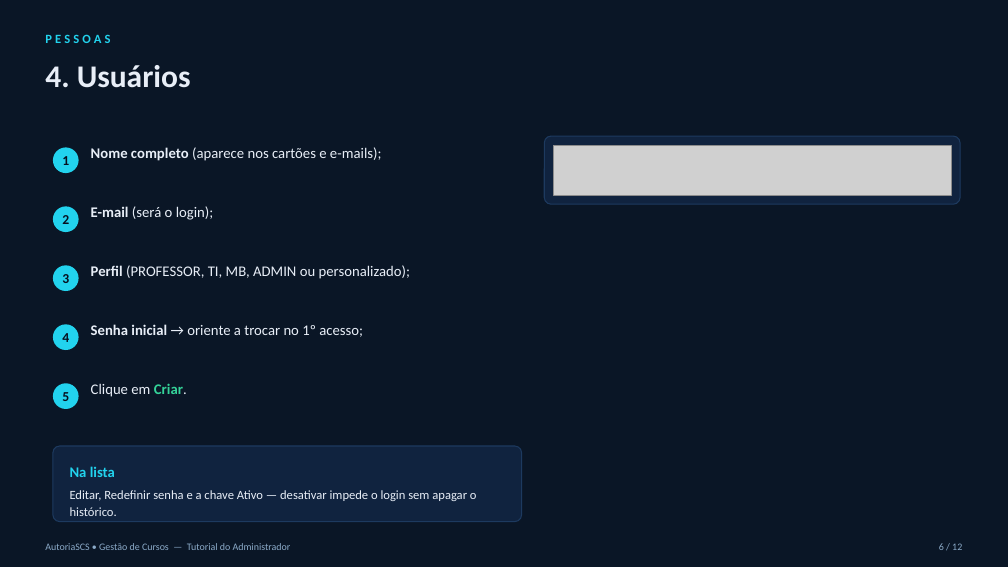
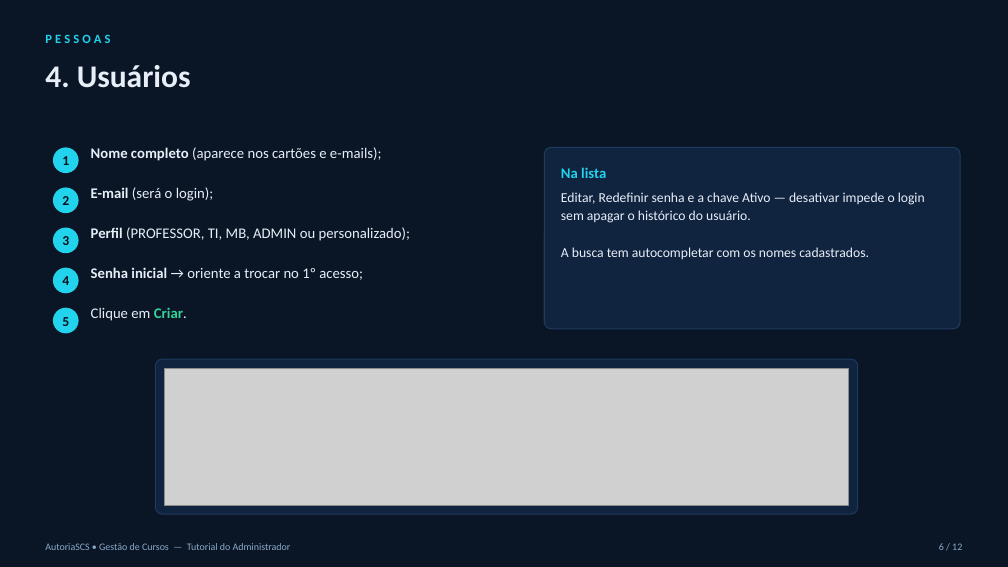
Before and after one commit to flaviospina/AutoriaSCS-Scrum-cursos, a slide deck: slide 6 of docs/tutoriais/Tutorial-Admin.pptx. Drawn at 1008x567 pixels with LibreOffice and Linux fonts; fonts in the diff are those of the drawing; grey boxes stand for pictures. Boxes give left, top, right and bottom in pixels: in the first picture for what was removed or moved away, otherwise in the second. Text is boxed around its words. In the diff, an @@ line names an element or a change of style, - is before the commit and + after.

```diff
--- a/docs/tutoriais/Tutorial-Admin.pptx
+++ b/docs/tutoriais/Tutorial-Admin.pptx
@@ rounded rectangle: place and size @@
-rounded rectangle at <box>53,446,522,522</box>
+rounded rectangle at <box>544,147,960,329</box>
@@ rounded rectangle at <box>544,147,960,329</box>: proportions changed @@
@@ picture removed at <box>554,145,951,195</box> @@
@@ text "Na lista": place and size @@
-text "Na lista" at <box>70,466,115,477</box>
+text "Na lista" at <box>561,167,606,178</box>
@@ text "2": place and size @@
-text "2" at <box>62,215,69,224</box>
+text "2" at <box>62,196,69,205</box>
@@ ellipse: place and size @@
-ellipse at <box>53,206,79,232</box>
+ellipse at <box>53,188,79,213</box>
@@ text "E-mail (será o login);": place and size @@
-text "E-mail (será o login);" at <box>91,206,214,220</box>
+text "E-mail (será o login);" at <box>91,187,214,201</box>
@@ text at <box>561,192,925,259</box>: text changed; size 12 to 13 pt @@
-Editar, Redefinir senha e a chave Ativo — desativar impede o login sem apagar o histórico.
+Editar, Redefinir senha e a chave Ativo — desativar impede o login sem apagar o histórico do usuário.
+A busca tem autocompletar com os nomes cadastrados.
@@ text "3": place and size @@
-text "3" at <box>62,274,69,283</box>
+text "3" at <box>62,236,69,245</box>
@@ ellipse: place and size @@
-ellipse at <box>53,265,79,291</box>
+ellipse at <box>53,228,79,253</box>
@@ text "Perfil (PROFESSOR, TI, MB, ADMIN ...": place and size @@
-text "Perfil (PROFESSOR, TI, MB, ADMIN ..." at <box>91,265,410,279</box>
+text "Perfil (PROFESSOR, TI, MB, ADMIN ..." at <box>91,227,410,241</box>
@@ text "4": place and size @@
-text "4" at <box>62,333,69,342</box>
+text "4" at <box>62,276,69,285</box>
@@ ellipse: place and size @@
-ellipse at <box>53,324,79,350</box>
+ellipse at <box>53,268,79,293</box>
@@ text "Senha inicial → oriente a ...": place and size @@
-text "Senha inicial → oriente a ..." at <box>91,324,363,337</box>
+text "Senha inicial → oriente a ..." at <box>91,267,363,280</box>
@@ text "5": place and size @@
-text "5" at <box>62,392,69,401</box>
+text "5" at <box>62,317,69,326</box>
@@ ellipse: place and size @@
-ellipse at <box>53,383,79,409</box>
+ellipse at <box>53,308,79,333</box>
@@ text "Clique em Criar.": place and size @@
-text "Clique em Criar." at <box>91,383,187,397</box>
+text "Clique em Criar." at <box>91,307,187,321</box>
@@ rounded rectangle at <box>156,359,858,514</box>: proportions changed @@
@@ rounded rectangle: place and size @@
-rounded rectangle at <box>544,136,960,204</box>
+rounded rectangle at <box>156,359,858,514</box>
@@ picture added at <box>164,368,848,505</box> @@
```
Also in this commit, not shown: 2 other slides changed, 9 other files.
